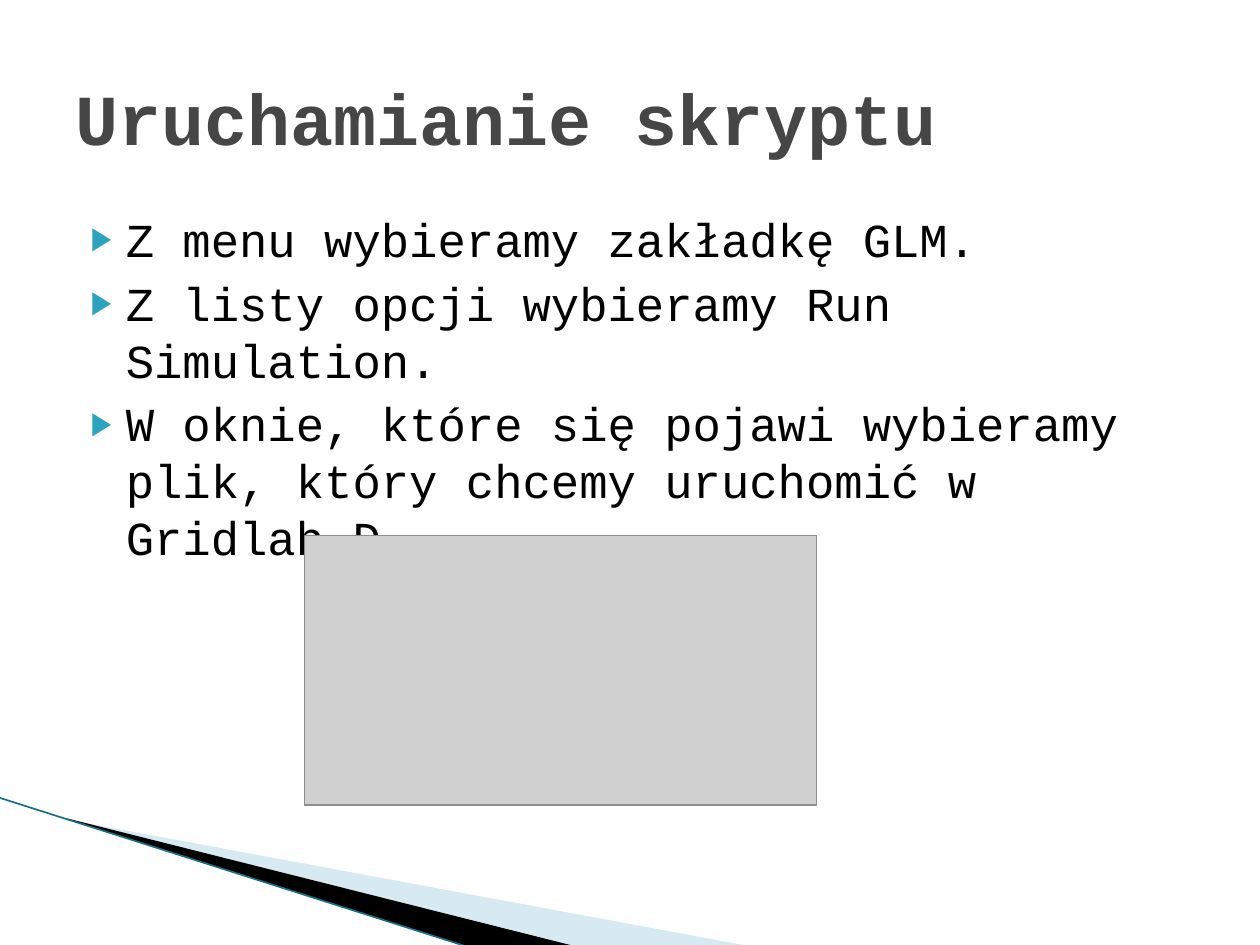
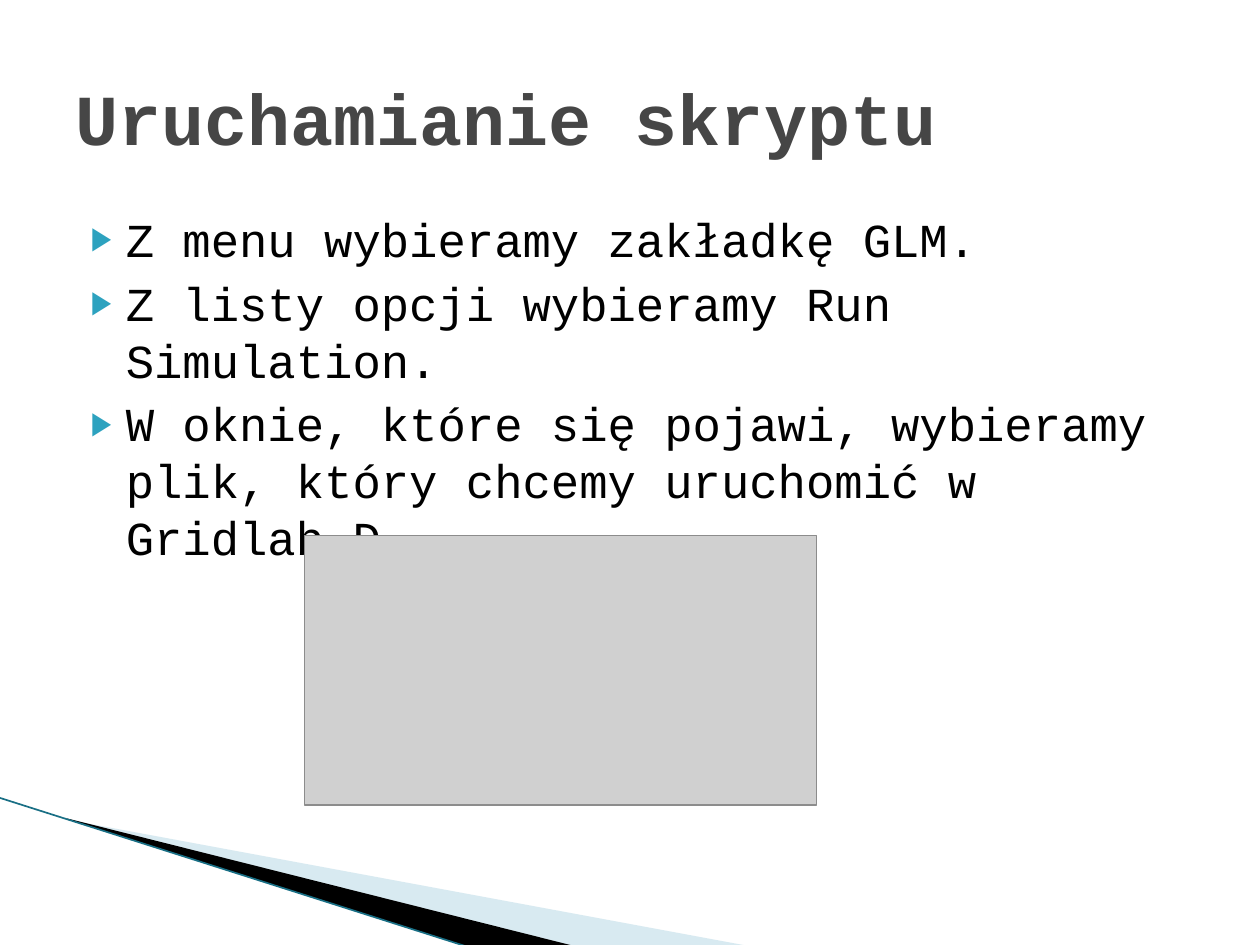
Before and after one commit to Dylek/SP_gridlab-D_GUI, a slide deck: slide 17 of final.pptx. Drawn at 1260x945 pixels with LibreOffice and Linux fonts; fonts in the diff are those of the drawing; grey boxes stand for pictures; background and template pictures are left out. Boxes give left, top, right and bottom in pixels: in the first picture for what was removed or moved away, otherwise in the second. Text is boxed around its words. In the diff, an @@ line names an element or a change of style, - is before the commit and + after.

```diff
--- a/final.pptx
+++ b/final.pptx
@@ text at (x1=126, y1=408, x2=1146, y2=569): text changed @@
-▶ W oknie, które się pojawi wybieramy plik, który chcemy uruchomić w Gridlab-D.
+▶ W oknie, które się pojawi, wybieramy plik, który chcemy uruchomić w Gridlab-D.
```
Also in this commit, not shown: 6 other slides changed, 1 slide removed, 1 other file.
